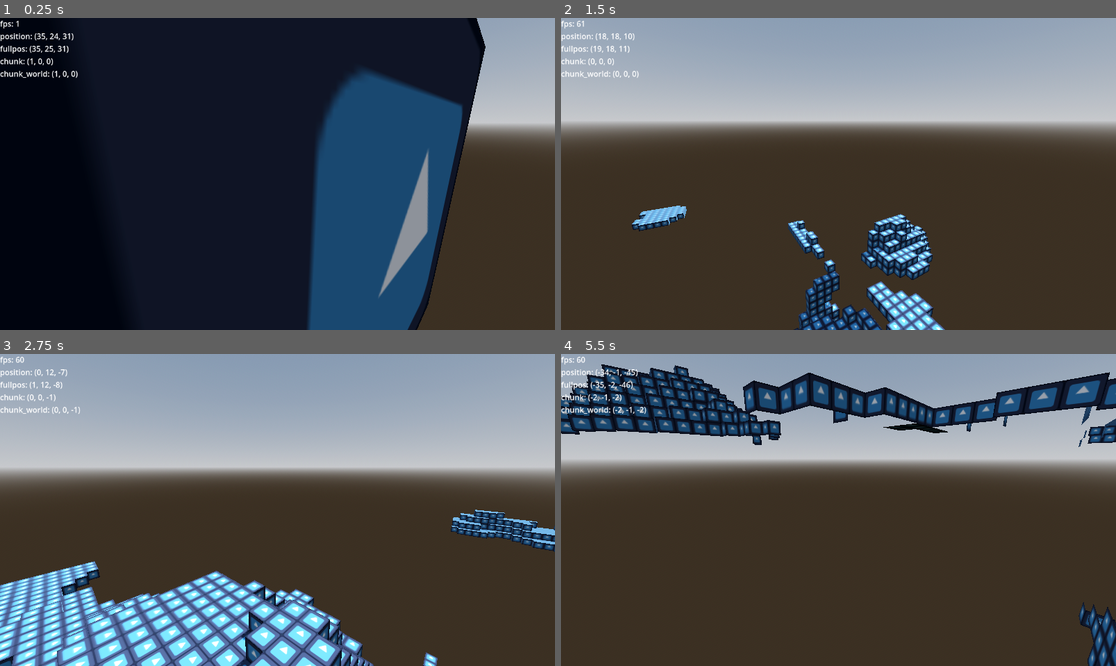
Above: before the commit, frames 1-4 (two rows, left to right).
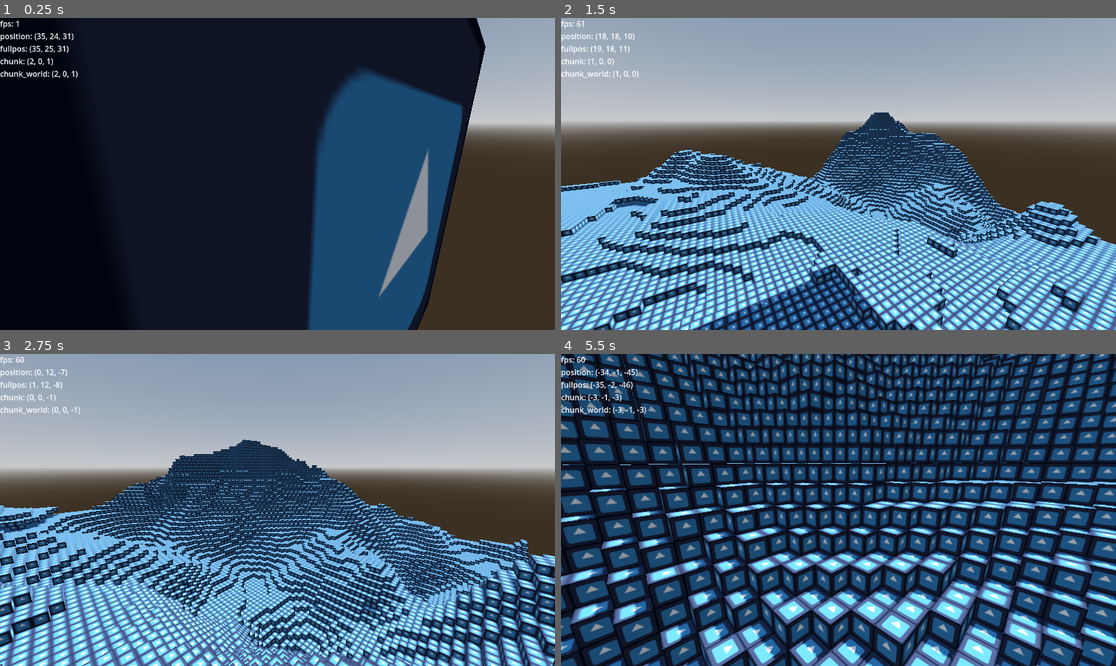
Above: after the commit, the same moments.

Repository: murumart/gd-blockgame
Game: Godot game, scene res://scenes/world.tscn
The game is run twice, just before and just after one commit, with the same random seed, the same clock (stepped at 60 frames per second) and the same inputs. The project has no main scene, so this scene is started directly. The engine's default icon, where the game draws it, is replaced by a stand-in: a white triangle on a blue panel in a dark square.
Inputs (mouse positions are in pixels of both pictures, inside the frame that each line leads up to):
- Up to frame 1 (0.25 s): no input
- Up to frame 2 (1.5 s): tap Enter at 0.5 s; move the mouse to (866, 174) at 0.52 s; hold Ctrl (control) 0.53-1.28 s; hold W (move_forward) from 0.53 s (still down); move the mouse to (810, 174) at 1.27 s; tap Ctrl (control) at 1.35 s
- Up to frame 3 (2.75 s): keep holding W (move_forward); move the mouse to (288, 503) at 2.02 s; hold Ctrl (control) from 2.03 s (still down)
- Up to frame 4 (5.5 s): keep holding W (move_forward); move the mouse to (832, 516) at 2.77 s; release Ctrl (control) at 2.78 s; tap Ctrl (control) at 2.85, 4.35 s; move the mouse to (877, 513) at 3.52 s; hold Ctrl (control) 3.53-4.28 s; move the mouse to (794, 506) at 4.27 s; move the mouse to (844, 510) at 5.02 s; hold Ctrl (control) from 5.03 s (still down)

The runs differ from the first frame. In frame 1, less than 0.1% of the frame differs, in the area x 5-14%, y 12-19%; in frame 2, 49%; in frame 3, 52%; in frame 4, 95%, in the area x 0-100%, y 0-100%.

Commit message:
chunk loading

Diff:
--- a/global/noises.gd
+++ b/global/noises.gd
@@ -1,3 +1,7 @@
 class_name Noises extends RefCounted
 
 static var noise1 := FastNoiseLite.new()
+
+
+static func _static_init() -> void:
+	noise1.frequency = 0.005
--- a/scenes/world.tscn
+++ b/scenes/world.tscn
@@ -62,10 +62,10 @@
 layout_mode = 0
 offset_right = 40.0
 offset_bottom = 23.0
-text = "fps: 135
+text = "fps: 72
 position: (35, 24, 31)
 fullpos: (35, 25, 31)
-chunk: (1, 0, 0)
+chunk: (2, 0, 1)
 chunk_world: (0, 0, 0)"
 
 [node name="Camera3D" type="Camera3D" parent="."]
--- a/scenes/world/chunk.gd
+++ b/scenes/world/chunk.gd
@@ -19,6 +19,4 @@
 func _on_mesh_build_finished(first: bool) -> void:
 	mesh_build_finished.emit()
 	if first:
-		create_tween().tween_property(
-			mesh, "transparency", 0.0, 0.5
-			).from(1.0)
+		pass
--- a/scenes/world/chunk.tscn
+++ b/scenes/world/chunk.tscn
@@ -16,7 +16,6 @@
 script = ExtResource("1_nlmke")
 
 [node name="ChunkMesh" type="MeshInstance3D" parent="."]
-visibility_range_end = 160.0
 script = ExtResource("2_q43yy")
 
 [node name="MeshInstance3D" type="MeshInstance3D" parent="."]
--- a/scenes/world/chunks_loader.gd
+++ b/scenes/world/chunks_loader.gd
@@ -4,6 +4,8 @@
 const CHUNK_SCENE := preload("res://scenes/world/chunk.tscn")
 
 static var chunks := {}
+
+var chunk_render_distance := 5
 
 
 func _init() -> void:
@@ -25,12 +27,12 @@
 	pass
 	var p_c_pos := World.player_chunk_pos
 	_add_chunk(p_c_pos.x, p_c_pos.y, p_c_pos.z)
-	_add_chunk(p_c_pos.x, p_c_pos.y, p_c_pos.z + 1)
-	_add_chunk(p_c_pos.x, p_c_pos.y, p_c_pos.z - 1)
-	_add_chunk(p_c_pos.x + 1, p_c_pos.y, p_c_pos.z)
-	_add_chunk(p_c_pos.x - 1, p_c_pos.y, p_c_pos.z)
-	_add_chunk(p_c_pos.x, p_c_pos.y - 1, p_c_pos.z)
-	_add_chunk(p_c_pos.x, p_c_pos.y + 1, p_c_pos.z)
+	for x in range(-chunk_render_distance, chunk_render_distance):
+		for y in range(-1, 1):
+			await get_tree().process_frame
+			for z in range(-chunk_render_distance, chunk_render_distance):
+				_add_chunk(p_c_pos.x + x, p_c_pos.y + y, p_c_pos.z + z)
+
 
 
 func _add_chunk(x: int, y: int, z: int) -> Chunk:
@@ -46,7 +48,7 @@
 	chunk.call_deferred("_build_mesh")
 	#chunk._build_mesh()
 	await chunk.mesh_build_finished
-	_update_neighbour_chunks(x, y, z)
+	#_update_neighbour_chunks(x, y, z)
 	return chunk
 
 
--- a/scenes/world/null_chunk.gd
+++ b/scenes/world/null_chunk.gd
@@ -2,7 +2,7 @@
 
 signal mesh_build_finished
 
-const WIDTH := 32 # x
+const WIDTH := 16 # x
 const HEIGHT := 32 # y
 static var AREA := WIDTH * WIDTH
 static var VOLUME := AREA * HEIGHT
--- a/scenes/world/world_blocks.gd
+++ b/scenes/world/world_blocks.gd
@@ -55,10 +55,10 @@
 				var gz := cz * Chunk.WIDTH + z
 				if Noises.noise1.get_noise_3d(gx, gy, gz) * 3 < 1.4 and\
 					Noises.noise1.get_noise_2d(gx, gz) * (
-						Noises.noise1.get_noise_2d(gx + 800, gz + 800) * 80
+						Noises.noise1.get_noise_2d(gx + 800, gz + 800) * 160
 					) > gy and not (
-						Noises.noise1.get_noise_3d(gz + 100, gy, gx - 100) > -0.11 and
-						Noises.noise1.get_noise_3d(gz + 100, gy, gx - 100) < 0.01
+						Noises.noise1.get_noise_3d(gz + 100, gy, gx - 100) - gy * 0.5 > -0.11 and
+						Noises.noise1.get_noise_3d(gz + 100, gy, gx - 100) - gy * 0.5 < 0.01
 					):
 					_set_block(chunk_position, Vector3i(x, y, z), 1)
 	return blocks[chunk_position]
